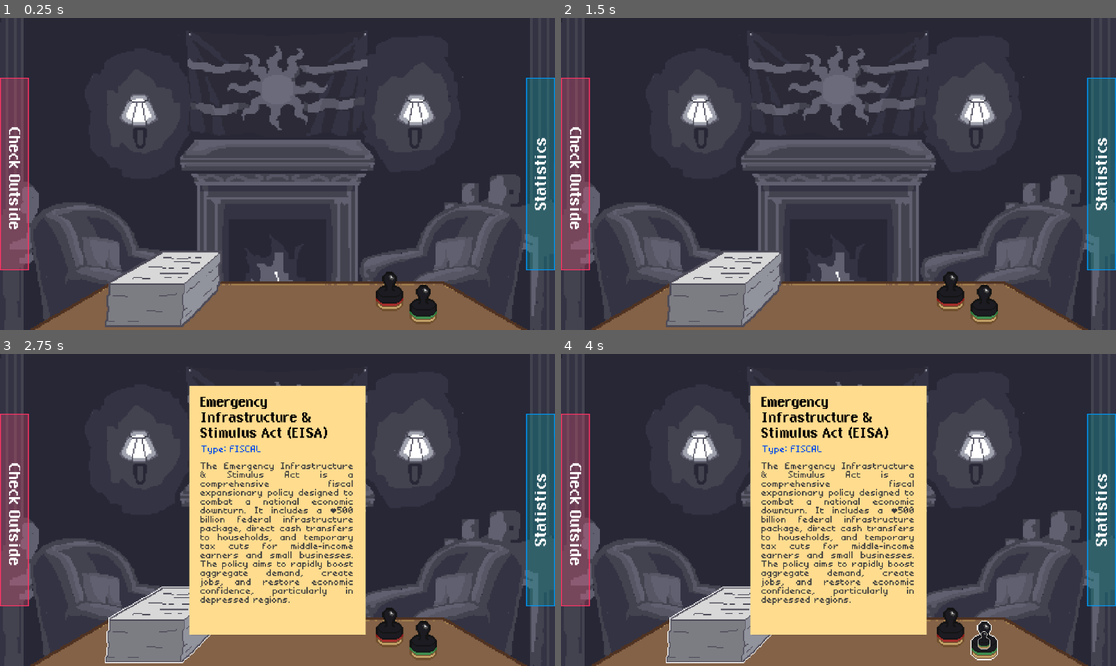
Above: before the commit, frames 1-4 (two rows, left to right).
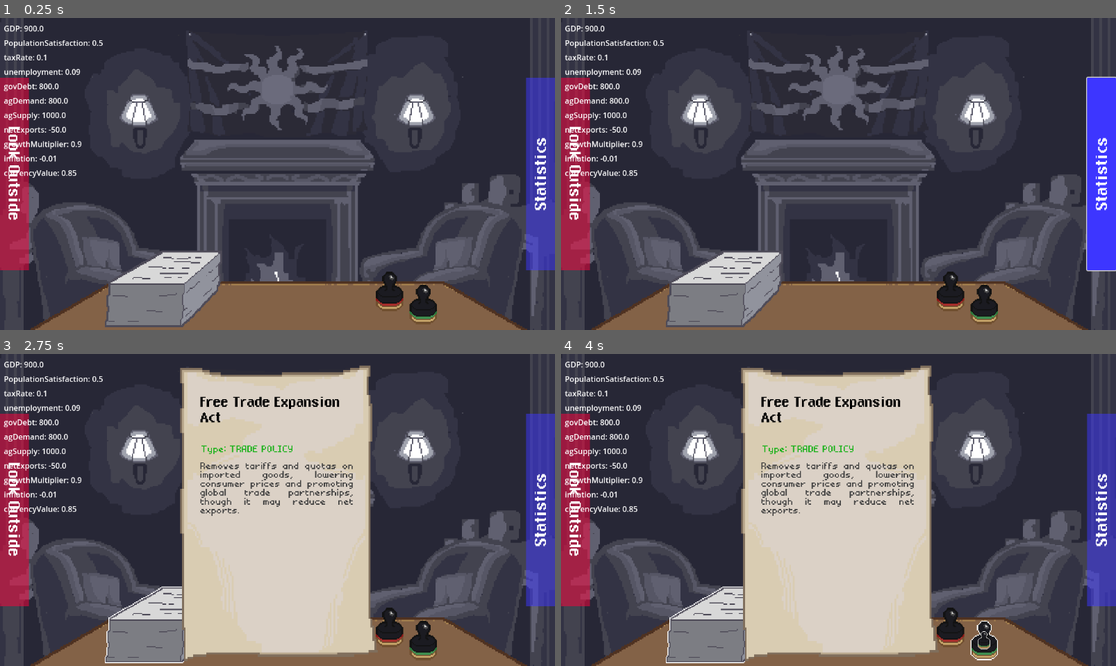
Above: after the commit, the same moments.

Repository: thefirstmine/policies-please
Game: Godot game, scene res://scenes/main_game.tscn
The game is run twice, just before and just after one commit, with the same random seed, the same clock (stepped at 60 frames per second) and the same inputs.
Inputs (mouse positions are in pixels of both pictures, inside the frame that each line leads up to):
- Up to frame 1 (0.25 s): no input
- Up to frame 2 (1.5 s): click (577, 174) at 0.5 s, where only the run after the commit has a clickable "Look Outside"; click (1099, 174) at 1.25 s, where only the run after the commit has a clickable "Statistics"
- Up to frame 3 (2.75 s): click (166, 625) at 2 s
- Up to frame 4 (4 s): click "Emergency Infrastructure & St…" (after the commit: "Free Trade Expansion Act") at 2.75 s; click (982, 637) at 3.5 s

The runs differ from the first frame. In frame 1, 7.2% of the frame differs, in the area x 0-100%, y 2-81%; in frame 2, 7.4%; in frame 3, 38%, in the area x 0-100%, y 2-99%; in frame 4, 38%.

Commit message:
blablablablublublublehblehbleh

Diff:
--- a/scenes/GameControl.gd
+++ b/scenes/GameControl.gd
@@ -1,15 +1,19 @@
 extends CanvasLayer
-var HiddenCursorEnabled = false
-var isApproving = false
-var isDenying = false
-var PassingPolicyAnimationExit = false
-var PassingPolicyAnimationEnter = false
+var HiddenCursorEnabled: bool = false
+var isApproving: bool = false
+var isDenying: bool = false
+var PassingPolicyAnimationExit: bool = false
+var PassingPolicyAnimationEnter: bool = false
+var current_policy: Dictionary
+var PoliciesProcessed: int = 0
 func _ready():
 	SignalBus.connect("displayBill", _on_paperstack_toggle)
 	SignalBus.connect("StampSelected_Deny", _on_StampSelectedDeny_toggle)
 	SignalBus.connect("StampSelected_Approve",_on_StampSelectedApprove_toggle)
 	SignalBus.connect("policyPressed", _on_PolicyPressed)
-
+	SignalBus.connect("broadcastCurrentPolicy", _on_GetCurrentPolicy)
+func _on_GetCurrentPolicy(policy):
+	current_policy = policy
 func _on_paperstack_toggle(value):
 	$PassingPolicies.visible = value
 
@@ -36,30 +40,33 @@
 
 func _on_PolicyPressed():
 	if isApproving:
-		print("APPROVED")
 		$PassingPolicies/Paper/Stamp.texture = load('res://assets/Art/Approved.png')
+		SignalBus.emit_signal('policyPassed', current_policy)
 	if isDenying:
-		print("DENIED")
 		$PassingPolicies/Paper/Stamp.texture = load('res://assets/Art/Denied.png')
 	if isApproving or isDenying:
 		$PassingPolicies/Paper/Stamp.visible = true
+		$PassingPolicies/Paper.disabled = true
+		PoliciesProcessed+=1
 		await get_tree().create_timer(.5).timeout
 		PassingPolicyAnimationExit = true
 func resetPolicy():
-	print("reset")
-	$PassingPolicies.position.y = 1500
+	$PassingPolicies.position.y = 1000
 	PassingPolicyAnimationEnter = true
 	$PassingPolicies/Paper/Stamp.visible = false
+	SignalBus.emit_signal("newPolicy")
+
 func _process(delta):
 	if HiddenCursorEnabled == true:
 		$HiddenCursor.position = get_viewport().get_mouse_position()
 	if PassingPolicyAnimationExit == true:
-		$PassingPolicies.position.y -= 20
-		if $PassingPolicies.position.y <= -1500:
+		$PassingPolicies.position.y -= 10
+		if $PassingPolicies.position.y <= -1000:
 			resetPolicy()
 			PassingPolicyAnimationExit = false
 	if PassingPolicyAnimationEnter == true:
-		$PassingPolicies.position.y -= 20
+		$PassingPolicies.position.y -= 10
 		if $PassingPolicies.position.y <= 324:
 			$PassingPolicies.position.y = 324
 			PassingPolicyAnimationEnter = false
+			$PassingPolicies/Paper.disabled = false
--- a/scenes/PolicyActions.gd
+++ b/scenes/PolicyActions.gd
@@ -1,6 +1,21 @@
 extends Control
 
+func _ready():
+	SignalBus.connect("displayPolicy", _on_policyDisplay)
 
 func _on_paper_pressed() -> void:
-	print("test")
 	SignalBus.emit_signal("policyPressed")
+
+func _on_policyDisplay(policyData):
+
+	$Paper/Title.text = policyData["name"]
+	$Paper/Body.text = policyData["description"]
+	$Paper/Type.text = "Type: " + policyData["type"].to_upper()
+	if policyData["type"] == "Fiscal":
+		$Paper/Type.modulate = Color(.2, .2, 1, 1)
+	if policyData["type"] == "Monetary":
+		$Paper/Type.modulate = Color(1, .2, .2, 1)
+	if policyData["type"] == "Market-Managing":
+		$Paper/Type.modulate = Color(.5, .5, .1, 1)
+	if policyData["type"] == "Trade Policy":
+		$Paper/Type.modulate = Color(.1, .7, .1, 1)
--- a/scenes/default.tscn
+++ b/scenes/default.tscn
@@ -65,6 +65,7 @@
 texture_hover = ExtResource("6_u4rra")
 
 [node name="StampDeny" type="TextureButton" parent="."]
+layout_mode = 0
 offset_left = 756.0
 offset_top = 503.0
 offset_right = 803.0
--- a/scenes/main_game.tscn
+++ b/scenes/main_game.tscn
@@ -9,21 +9,17 @@
 [ext_resource type="PackedScene" uid="uid://cxeh8jilnmpia" path="res://scenes/default.tscn" id="7_wi4c7"]
 [ext_resource type="Texture2D" uid="uid://b8qp8ypdet0vv" path="res://assets/Art/stampDeny.png" id="8_70vka"]
 
-[sub_resource type="StyleBoxFlat" id="StyleBoxFlat_6bm6p"]
-bg_color = Color(1, 0.308823, 0.477609, 0.270588)
-border_width_left = 2
-border_width_top = 2
-border_width_right = 2
-border_width_bottom = 2
-border_color = Color(1, 0.205226, 0.391202, 1)
+[sub_resource type="StyleBoxFlat" id="StyleBoxFlat_70vka"]
+bg_color = Color(1, 0, 0.235294, 0.509804)
 
-[sub_resource type="StyleBoxFlat" id="StyleBoxFlat_ykeeq"]
-bg_color = Color(0, 0.684943, 0.690489, 0.270588)
-border_width_left = 2
-border_width_top = 2
-border_width_right = 2
-border_width_bottom = 2
-border_color = Color(0, 0.588829, 0.963078, 1)
+[sub_resource type="StyleBoxFlat" id="StyleBoxFlat_nqdth"]
+bg_color = Color(1, 0, 0.235294, 1)
+
+[sub_resource type="StyleBoxFlat" id="StyleBoxFlat_2l77h"]
+bg_color = Color(0.239216, 0.211765, 1, 0.509804)
+
+[sub_resource type="StyleBoxFlat" id="StyleBoxFlat_5cypo"]
+bg_color = Color(0.239216, 0.211765, 1, 1)
 
 [node name="root" type="Node2D"]
 
@@ -34,13 +30,6 @@
 
 [node name="FiscalReport" parent="Canvas" instance=ExtResource("6_ygxny")]
 visible = false
-
-[node name="DeveloperStats" parent="Canvas" instance=ExtResource("3_ygxny")]
-offset_left = 8.0
-offset_top = 10.0
-offset_right = 8.0
-offset_bottom = 10.0
-mouse_filter = 2
 
 [node name="Default" parent="Canvas" instance=ExtResource("7_wi4c7")]
 
@@ -54,7 +43,8 @@
 anchor_bottom = 0.5
 scale = Vector2(1.74, 1.74)
 
-[node name="MoveLeft" type="Panel" parent="Canvas"]
+[node name="MoveLeft" type="Button" parent="Canvas"]
+texture_filter = 1
 anchors_preset = 9
 anchor_bottom = 1.0
 offset_top = 124.0
@@ -63,29 +53,32 @@
 grow_vertical = 2
 mouse_filter = 1
 mouse_force_pass_scroll_events = false
-theme_override_styles/panel = SubResource("StyleBoxFlat_6bm6p")
+theme_override_styles/hover_pressed = SubResource("StyleBoxFlat_70vka")
+theme_override_styles/hover = SubResource("StyleBoxFlat_nqdth")
+theme_override_styles/pressed = SubResource("StyleBoxFlat_70vka")
+theme_override_styles/normal = SubResource("StyleBoxFlat_70vka")
 
 [node name="Label" type="Label" parent="Canvas/MoveLeft"]
 texture_filter = 1
 layout_mode = 1
-anchors_preset = 8
+anchors_preset = -1
 anchor_left = 0.5
 anchor_top = 0.5
-anchor_right = 0.5
+anchor_right = 0.513
 anchor_bottom = 0.5
-offset_left = 20.0
-offset_top = -97.0
-offset_right = 679.0
-offset_bottom = 15.0
+offset_left = 19.0
+offset_top = -98.0
+offset_right = 677.22
+offset_bottom = 14.0
 grow_horizontal = 2
 grow_vertical = 2
 rotation = 1.5708
 scale = Vector2(0.325, 0.325)
 theme_override_fonts/font = ExtResource("6_wi4c7")
 theme_override_font_sizes/font_size = 111
-text = "Check Outside"
+text = "Look Outside"
 
-[node name="MoveRight" type="Panel" parent="Canvas"]
+[node name="MoveRight" type="Button" parent="Canvas"]
 anchors_preset = 11
 anchor_left = 1.0
 anchor_right = 1.0
@@ -96,7 +89,10 @@
 grow_horizontal = 0
 grow_vertical = 2
 mouse_filter = 1
-theme_override_styles/panel = SubResource("StyleBoxFlat_ykeeq")
+theme_override_styles/hover_pressed = SubResource("StyleBoxFlat_2l77h")
+theme_override_styles/hover = SubResource("StyleBoxFlat_5cypo")
+theme_override_styles/pressed = SubResource("StyleBoxFlat_2l77h")
+theme_override_styles/normal = SubResource("StyleBoxFlat_2l77h")
 
 [node name="Label" type="Label" parent="Canvas/MoveRight"]
 texture_filter = 1
@@ -118,6 +114,13 @@
 theme_override_font_sizes/font_size = 111
 text = "Statistics"
 
+[node name="DeveloperStats" parent="Canvas" instance=ExtResource("3_ygxny")]
+offset_left = 8.0
+offset_top = 10.0
+offset_right = 8.0
+offset_bottom = 10.0
+mouse_filter = 2
+
 [node name="HiddenCursor" type="Sprite2D" parent="Canvas"]
 visible = false
 z_index = 10
--- a/scenes/passing_policies_screen.tscn
+++ b/scenes/passing_policies_screen.tscn
@@ -1,7 +1,8 @@
-[gd_scene load_steps=5 format=3 uid="uid://3ehs24ltueon"]
+[gd_scene load_steps=6 format=3 uid="uid://3ehs24ltueon"]
 
 [ext_resource type="Script" uid="uid://be1kq7evcsg7k" path="res://scenes/PolicyActions.gd" id="1_ap5kf"]
 [ext_resource type="FontFile" uid="uid://tky48g22e3sq" path="res://assets/Fonts/ChixaDemiBold.ttf" id="1_t61h4"]
+[ext_resource type="Texture2D" uid="uid://cnxot2suug0bl" path="res://assets/Art/policy page.png" id="2_05c2n"]
 [ext_resource type="FontFile" uid="uid://nqqjhbwjrim2" path="res://assets/Fonts/BMmini.TTF" id="2_uspd6"]
 [ext_resource type="Texture2D" uid="uid://cighacd5fofbo" path="res://assets/Art/Approved.png" id="4_6xion"]
 
@@ -31,15 +32,19 @@
 localize_numeral_system = false
 mouse_filter = 1
 
-[node name="PaperColor" type="ColorRect" parent="Paper"]
+[node name="PaperColor" type="TextureRect" parent="Paper"]
 layout_mode = 1
 anchors_preset = 15
 anchor_right = 1.0
 anchor_bottom = 1.0
+offset_left = -31.0
+offset_top = -35.5
+offset_right = -31.0
+offset_bottom = -35.5
 grow_horizontal = 2
 grow_vertical = 2
-mouse_filter = 1
-color = Color(1, 0.860919, 0.556071, 1)
+scale = Vector2(1.26, 1.26)
+texture = ExtResource("2_05c2n")
 
 [node name="Title" type="RichTextLabel" parent="Paper"]
 modulate = Color(0, 0, 0, 1)
--- a/scripts/DisplayStats.gd
+++ b/scripts/DisplayStats.gd
@@ -4,7 +4,6 @@
 const COUNT_ECONOMY_STATS = 11
 var economyLabels = []
 func _ready():
-	print("connecting...")
 	SignalBus.economyUpdated.connect(_on_economy_update)
 	SignalBus.switchPerspective.connect(_on_perspective_switch)
 
--- a/scripts/Policies.gd
+++ b/scripts/Policies.gd
@@ -57,9 +57,25 @@
 # Fiscal Policies
 
 var policies = []
-
+var passedPoliciesIDs = []
+var rolledPolicies = []
+
+func getRandomPolicy():
+	var rng
+	var randomPolicyIndex
+	while true:
+		rng = RandomNumberGenerator.new()
+		randomPolicyIndex = rng.randi_range(0, 9)
+		if !rolledPolicies.has(randomPolicyIndex):
+			rolledPolicies.append(randomPolicyIndex)
+			break
+
+	return policies[randomPolicyIndex]
 
 func _ready():
+	SignalBus.connect("newPolicy", newPolicy)
+	SignalBus.connect("policyPassed", _on_PolicyPassed)
+
 	policies.resize(10)
 	policies[0] = {
 		"name": "Emergency Infrastructure & Stimulus Act (EISA)",
@@ -173,9 +189,20 @@
 			"gov_debt": 100
 		}
 	}
-
-	await get_tree().create_timer(2).timeout
-	print("sigma")
+	await get_tree().create_timer(.01).timeout
 	passPolicy(policies[2])
 	#await get_tree().create_timer(1).timeout
+	var policy = getRandomPolicy()
+	SignalBus.emit_signal("displayPolicy", getRandomPolicy())
+	SignalBus.emit_signal('broadcastCurrentPolicy', policy)
+
 	get_parent().updateEconomy()
+
+func newPolicy():
+	var policy = getRandomPolicy()
+	SignalBus.emit_signal("displayPolicy", policy)
+	SignalBus.emit_signal('broadcastCurrentPolicy', policy)
+
+func _on_PolicyPassed(policy):
+		print("Passed Policy")
+		print(policy)
--- a/scripts/economy_engine.gd
+++ b/scripts/economy_engine.gd
@@ -36,7 +36,6 @@
 	growth_multiplier = 0.9
 
 func updateEconomy():
-	print("updating economy...")
 	SignalBus.economyUpdated.emit(
 		{	"GDP": main_econ_GDP,
 			"PopulationSatisfaction": main_econ_PopulationSatisfaction,
--- a/scripts/signalBus.gd
+++ b/scripts/signalBus.gd
@@ -6,6 +6,10 @@
 signal StampSelected_Deny(isSelected)
 signal StampSelected_Approve(isSelected)
 signal policyPressed()
+signal displayPolicy(PolicyData)
+signal newPolicy()
+signal policyPassed()
+signal broadcastCurrentPolicy()
 #func _ready():
 	#print("Game running")
 	#
Binary file added: assets/Art/policy page.png
Not shown, added: assets/Art/policy page.png.import
Not shown: 1 places in scenes/main_game.tscn that only renumber resources
